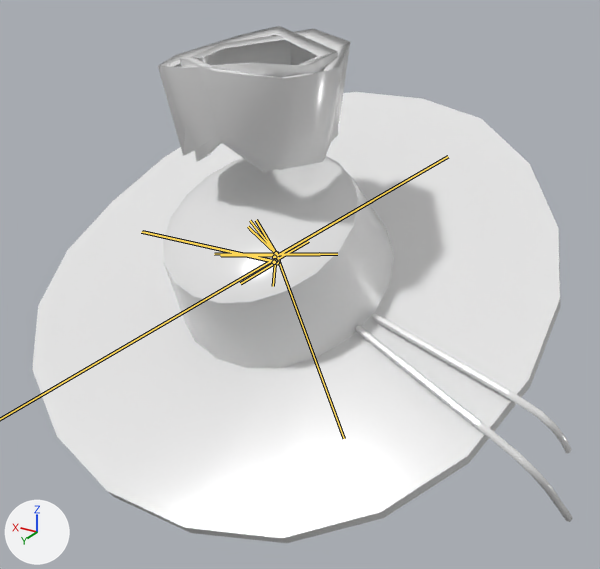
One commit to the FBX model Assets/Project/Animations/MC/Finger Tapping/Putting hand on table.fbx: the scene before it, then after it.
Rendered twice from a camera (50 mm lens) standing at (-1027.1, 265.5, -58.2) and looking at (-995.3, 212.5, -84.7). Every picture has the same lights, and +X, +Y and +Z are marked at lower left. Both versions are drawn at frame 97 of the action 'Take 001'; the numbers are the values there. The bones that bend it are drawn over the model as lines.

In view in the first picture: 'Hat', 'Hat_Shorter_string', 'Hat_String', 'Left_Boot', 'Right_Boot'.
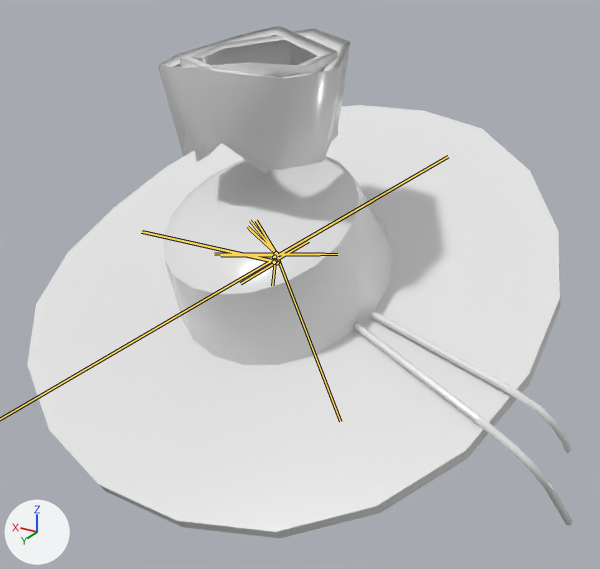
The change, as JSON lines over the scene's bpy script:
```json
{"block": "bone_spine_top", "where": "bone_spine_top = bpy.data.objects['Armature'].pose.bones['Spine_top']  # child of 'Spine_bottom'"}
{"op": "set", "path": "bone_spine_top.rotation_quaternion", "old": "(0.999, 0.001, 0.013, -0.045)", "new": "(0.997, 0.0, 0.013, -0.081)", "note": "degrees (0, 1, -5) -> degrees (0, 1, -9)"}
```

Location of each change, [x1, y1, x2, y2] in pixels of the pictures (600 x 569 px):
```json
{"object": "Hat", "change": "posed", "before": [32, 92, 561, 543], "after": [27, 105, 560, 538]}
{"object": "Hat_String", "change": "posed", "before": [355, 325, 573, 522], "after": [354, 323, 573, 526]}
{"object": "Hat_Shorter_string", "change": "posed", "before": [372, 313, 571, 453], "after": [371, 311, 572, 453]}
```
